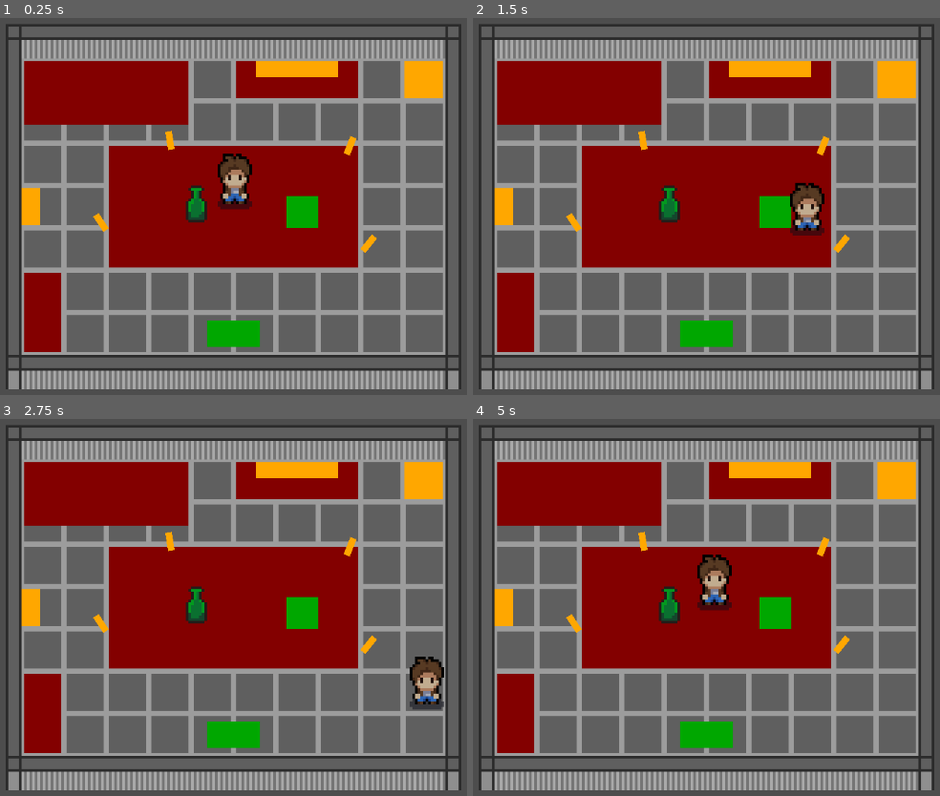
Above: before the commit, frames 1-4 (two rows, left to right).
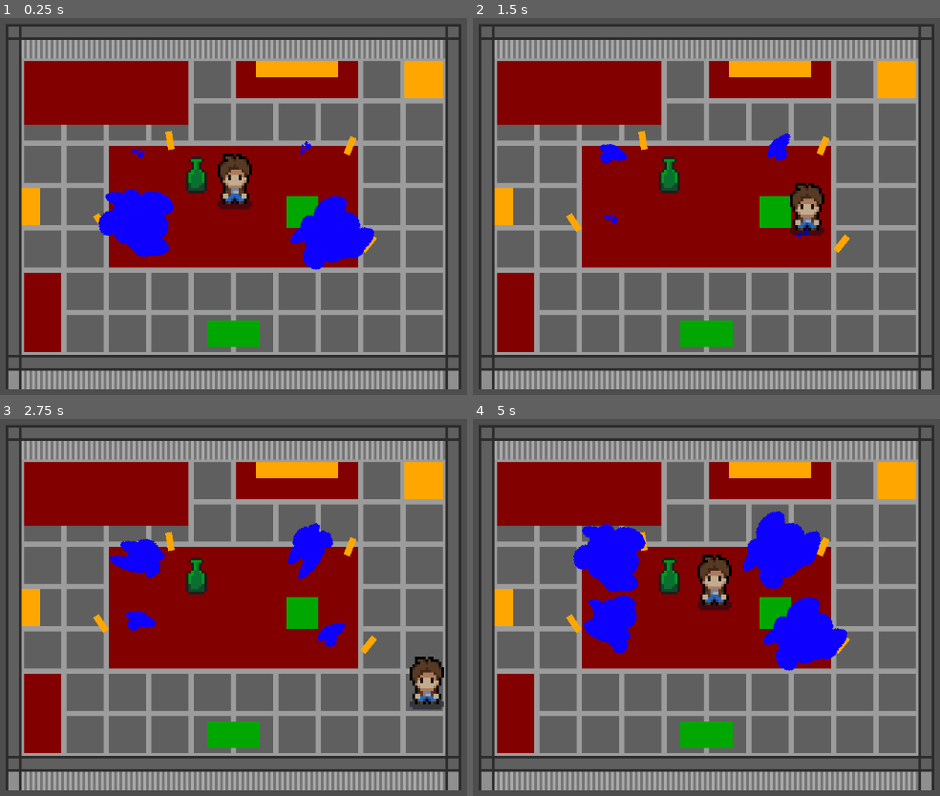
Above: after the commit, the same moments.

Repository: doneganmicah/BrackeysGameJam2024-2
Game: Godot game, scene res://scenes/level_proto.tscn
The game is run twice, just before and just after one commit, with the same random seed, the same clock (stepped at 60 frames per second) and the same inputs. This scene is started directly instead of the project's main scene.
Inputs:
- Up to frame 1 (0.25 s): no input
- Up to frame 2 (1.5 s): hold D (player_right) 0.53-1.28 s; tap E (player_interact) at 0.6, 1.35 s; hold S (player_down) from 1.28 s (still down)
- Up to frame 3 (2.75 s): release S (player_down) at 2.03 s; hold D (player_right) from 2.03 s (still down); tap E (player_interact) at 2.1 s
- Up to frame 4 (5 s): release D (player_right) at 2.78 s; hold W (player_up) 2.78-3.53 s; tap E (player_interact) at 2.85, 3.6, 4.35 s; hold A (player_left) from 3.53 s (still down)

The runs differ from the first frame. In frame 1, 4.9% of the frame differs, in the area x 21-81%, y 32-67%; in frame 2, 1.2%; in frame 3, 2.8%; in frame 4, 8.0%, in the area x 21-81%, y 24-67%.

Commit message:
Commiting to rebase for game controller class

Diff:
--- /dev/null
+++ b/assets/hazard_water_leak.tres
@@ -0,0 +1,46 @@
+[gd_resource type="SpriteFrames" load_steps=7 format=3 uid="uid://dlcln0yjt22yu"]
+
+[ext_resource type="Texture2D" uid="uid://cqorj10u0nllb" path="res://assets/placeholder_water_puddle.png" id="1_2h1to"]
+
+[sub_resource type="AtlasTexture" id="AtlasTexture_lfler"]
+atlas = ExtResource("1_2h1to")
+region = Rect2(0, 0, 64, 64)
+
+[sub_resource type="AtlasTexture" id="AtlasTexture_ed17i"]
+atlas = ExtResource("1_2h1to")
+region = Rect2(256, 0, 64, 64)
+
+[sub_resource type="AtlasTexture" id="AtlasTexture_3s06t"]
+atlas = ExtResource("1_2h1to")
+region = Rect2(192, 0, 64, 64)
+
+[sub_resource type="AtlasTexture" id="AtlasTexture_ago36"]
+atlas = ExtResource("1_2h1to")
+region = Rect2(128, 0, 64, 64)
+
+[sub_resource type="AtlasTexture" id="AtlasTexture_wmotl"]
+atlas = ExtResource("1_2h1to")
+region = Rect2(64, 0, 64, 64)
+
+[resource]
+animations = [{
+"frames": [{
+"duration": 1.0,
+"texture": SubResource("AtlasTexture_lfler")
+}, {
+"duration": 1.0,
+"texture": SubResource("AtlasTexture_ed17i")
+}, {
+"duration": 1.0,
+"texture": SubResource("AtlasTexture_3s06t")
+}, {
+"duration": 1.0,
+"texture": SubResource("AtlasTexture_ago36")
+}, {
+"duration": 1.0,
+"texture": SubResource("AtlasTexture_wmotl")
+}],
+"loop": true,
+"name": &"default",
+"speed": 1.0
+}]
--- a/scenes/hazards/hazard_water_leak.tscn
+++ b/scenes/hazards/hazard_water_leak.tscn
@@ -1,12 +1,146 @@
-[gd_scene load_steps=2 format=3 uid="uid://ckif30bwjtonq"]
+[gd_scene load_steps=13 format=3 uid="uid://ckif30bwjtonq"]
 
-[sub_resource type="RectangleShape2D" id="RectangleShape2D_a2rds"]
-size = Vector2(68, 20)
+[ext_resource type="PhysicsMaterial" uid="uid://db7taetd4wmjn" path="res://materials/physics/phy_mat_bucket.tres" id="1_iahnv"]
+[ext_resource type="Script" path="res://scripts/hazards/hazard_water_leak.gd" id="1_qhabx"]
+[ext_resource type="Texture2D" uid="uid://cigtt0p6jyn1" path="res://assets/placeholder_blocks.png" id="2_i2nm6"]
+[ext_resource type="SpriteFrames" uid="uid://dlcln0yjt22yu" path="res://assets/hazard_water_leak.tres" id="4_0qxjn"]
+
+[sub_resource type="RectangleShape2D" id="RectangleShape2D_ivmgs"]
+size = Vector2(7.98619, 7)
+
+[sub_resource type="AtlasTexture" id="AtlasTexture_nahdy"]
+atlas = ExtResource("2_i2nm6")
+region = Rect2(0, 112, 16, 16)
+
+[sub_resource type="SpriteFrames" id="SpriteFrames_1huxy"]
+animations = [{
+"frames": [{
+"duration": 1.0,
+"texture": SubResource("AtlasTexture_nahdy")
+}],
+"loop": true,
+"name": &"default",
+"speed": 5.0
+}]
+
+[sub_resource type="CircleShape2D" id="CircleShape2D_wrn3y"]
+radius = 0.998273
+
+[sub_resource type="CircleShape2D" id="CircleShape2D_0r74p"]
+radius = 5.0
+
+[sub_resource type="CircleShape2D" id="CircleShape2D_urp3s"]
+radius = 5.0
+
+[sub_resource type="CircleShape2D" id="CircleShape2D_ogeow"]
+radius = 5.0
+
+[sub_resource type="CircleShape2D" id="CircleShape2D_lhhr4"]
+radius = 5.0
 
 [node name="HazardWaterLeak" type="Node2D"]
+script = ExtResource("1_qhabx")
 
-[node name="Carpet Area" type="Area2D" parent="."]
+[node name="Bucket" type="RigidBody2D" parent="." groups=["Bucket"]]
+z_index = 10
+y_sort_enabled = true
+position = Vector2(-14, -5)
+scale = Vector2(1.00173, 1)
+collision_layer = 2
+collision_mask = 6
+physics_material_override = ExtResource("1_iahnv")
+gravity_scale = 0.0
+lock_rotation = true
+linear_damp = 5.766
 
-[node name="CollisionShape2D" type="CollisionShape2D" parent="Carpet Area"]
-position = Vector2(34, 9)
-shape = SubResource("RectangleShape2D_a2rds")
+[node name="CollisionShape2D" type="CollisionShape2D" parent="Bucket"]
+z_index = 5
+z_as_relative = false
+position = Vector2(0, 0.5)
+shape = SubResource("RectangleShape2D_ivmgs")
+one_way_collision_margin = 0.0
+
+[node name="AnimatedSprite2D" type="AnimatedSprite2D" parent="Bucket"]
+y_sort_enabled = true
+position = Vector2(0.0138158, -3)
+sprite_frames = SubResource("SpriteFrames_1huxy")
+autoplay = "default"
+
+[node name="Area2D" type="Area2D" parent="Bucket"]
+
+[node name="CollisionShape2D" type="CollisionShape2D" parent="Bucket/Area2D"]
+position = Vector2(0, 1)
+shape = SubResource("CircleShape2D_wrn3y")
+
+[node name="StaticBody2D" type="StaticBody2D" parent="."]
+position = Vector2(0, -3)
+collision_layer = 4
+collision_mask = 2
+
+[node name="CollisionPolygon2D" type="CollisionPolygon2D" parent="StaticBody2D"]
+position = Vector2(0, 8)
+scale = Vector2(4.74314, 2.32)
+polygon = PackedVector2Array(-11.8065, -14.2241, -11.8065, 13.7931, 11.8065, 13.7931, 9.90905, 9.91379, -9.90905, 9.91379, -9.90905, -9.91379, 9.90905, -9.91379, 9.90905, 9.91379, 11.8065, 13.7931, 11.8065, -14.2241)
+
+[node name="Puddles" type="Node" parent="."]
+
+[node name="Puddle1" type="Area2D" parent="Puddles"]
+z_index = 5
+position = Vector2(-37, -12)
+rotation = 0.319687
+
+[node name="CollisionShape2D" type="CollisionShape2D" parent="Puddles/Puddle1"]
+z_index = 5
+shape = SubResource("CircleShape2D_0r74p")
+
+[node name="AnimatedSprite2D" type="AnimatedSprite2D" parent="Puddles/Puddle1"]
+scale = Vector2(0.442, 0.472)
+sprite_frames = ExtResource("4_0qxjn")
+autoplay = "default"
+frame_progress = 0.76772
+
+[node name="Puddle2" type="Area2D" parent="Puddles"]
+z_index = 5
+position = Vector2(36, 19)
+rotation = -0.583854
+
+[node name="CollisionShape2D" type="CollisionShape2D" parent="Puddles/Puddle2"]
+z_index = 5
+shape = SubResource("CircleShape2D_urp3s")
+
+[node name="AnimatedSprite2D" type="AnimatedSprite2D" parent="Puddles/Puddle2"]
+scale = Vector2(0.472, 0.472)
+sprite_frames = ExtResource("4_0qxjn")
+autoplay = "default"
+frame_progress = 0.209651
+
+[node name="Puddle3" type="Area2D" parent="Puddles"]
+z_index = 5
+position = Vector2(-37, 13)
+rotation = 0.259347
+
+[node name="CollisionShape2D" type="CollisionShape2D" parent="Puddles/Puddle3"]
+z_index = 5
+shape = SubResource("CircleShape2D_ogeow")
+
+[node name="AnimatedSprite2D" type="AnimatedSprite2D" parent="Puddles/Puddle3"]
+scale = Vector2(0.472, 0.472)
+sprite_frames = ExtResource("4_0qxjn")
+autoplay = "default"
+frame = 4
+frame_progress = 1.0
+
+[node name="Puddle4" type="Area2D" parent="Puddles"]
+z_index = 5
+position = Vector2(27, -13)
+rotation = -0.924263
+
+[node name="CollisionShape2D" type="CollisionShape2D" parent="Puddles/Puddle4"]
+z_index = 5
+shape = SubResource("CircleShape2D_lhhr4")
+
+[node name="AnimatedSprite2D" type="AnimatedSprite2D" parent="Puddles/Puddle4"]
+scale = Vector2(0.472, 0.472)
+sprite_frames = ExtResource("4_0qxjn")
+autoplay = "default"
+frame_progress = 0.926866
--- a/scenes/level_proto.tscn
+++ b/scenes/level_proto.tscn
@@ -1,10 +1,9 @@
-[gd_scene load_steps=16 format=4 uid="uid://owhd7frdhx34"]
+[gd_scene load_steps=8 format=4 uid="uid://owhd7frdhx34"]
 
 [ext_resource type="PackedScene" uid="uid://cj77wxhaj87aq" path="res://scenes/player.tscn" id="1_03mbu"]
 [ext_resource type="Script" path="res://scripts/game_controller.gd" id="1_jutxf"]
 [ext_resource type="Texture2D" uid="uid://ce2dm51tinu22" path="res://assets/placeholder_assets/LevelBlocking.png" id="2_kjxbd"]
-[ext_resource type="PhysicsMaterial" uid="uid://db7taetd4wmjn" path="res://materials/physics/phy_mat_bucket.tres" id="3_gx86n"]
-[ext_resource type="Texture2D" uid="uid://cigtt0p6jyn1" path="res://assets/placeholder_assets/placeholder_blocks.png" id="3_haerj"]
+[ext_resource type="PackedScene" uid="uid://ckif30bwjtonq" path="res://scenes/hazards/hazard_water_leak.tscn" id="3_rvoox"]
 
 [sub_resource type="TileSetAtlasSource" id="TileSetAtlasSource_kpago"]
 texture = ExtResource("2_kjxbd")
@@ -42,42 +41,10 @@
 script/source = "extends Timer
 "
 
-[sub_resource type="RectangleShape2D" id="RectangleShape2D_u2cw6"]
-size = Vector2(7.98615, 8)
-
-[sub_resource type="AtlasTexture" id="AtlasTexture_nahdy"]
-atlas = ExtResource("3_haerj")
-region = Rect2(0, 112, 16, 16)
-
-[sub_resource type="SpriteFrames" id="SpriteFrames_xg633"]
-animations = [{
-"frames": [{
-"duration": 1.0,
-"texture": SubResource("AtlasTexture_nahdy")
-}],
-"loop": true,
-"name": &"default",
-"speed": 5.0
-}]
-
-[sub_resource type="RectangleShape2D" id="RectangleShape2D_0w5v5"]
-size = Vector2(16, 79.75)
-
-[sub_resource type="RectangleShape2D" id="RectangleShape2D_nkqmx"]
-size = Vector2(16, 80)
-
-[sub_resource type="RectangleShape2D" id="RectangleShape2D_vrast"]
-size = Vector2(127, 16)
-
-[sub_resource type="RectangleShape2D" id="RectangleShape2D_0aj16"]
-size = Vector2(128, 16)
-
 [node name="LevelProto" type="Node2D"]
 
 [node name="Player" parent="." instance=ExtResource("1_03mbu")]
 y_sort_enabled = true
-disable_mode = 0
-collision_layer = 3
 
 [node name="Camera2D" type="Camera2D" parent="."]
 zoom = Vector2(4, 4)
@@ -199,65 +166,8 @@
 [node name="Timer" type="Timer" parent="GameHandler"]
 script = SubResource("GDScript_tcg43")
 
-[node name="WaterBucketTest" type="Node" parent="."]
-
-[node name="RigidBody2D" type="RigidBody2D" parent="WaterBucketTest" groups=["Bucket"]]
-z_index = 10
-y_sort_enabled = true
-position = Vector2(-14, 6)
-scale = Vector2(1.00173, 1)
-collision_layer = 2
-collision_mask = 2
-physics_material_override = ExtResource("3_gx86n")
-gravity_scale = 0.0
-lock_rotation = true
-linear_damp = 5.0
-
-[node name="CollisionShape2D" type="CollisionShape2D" parent="WaterBucketTest/RigidBody2D"]
-y_sort_enabled = true
-position = Vector2(1.90735e-06, 4)
-shape = SubResource("RectangleShape2D_u2cw6")
-one_way_collision_margin = 0.0
-
-[node name="AnimatedSprite2D" type="AnimatedSprite2D" parent="WaterBucketTest/RigidBody2D"]
-y_sort_enabled = true
-sprite_frames = SubResource("SpriteFrames_xg633")
-autoplay = "default"
-
-[node name="StaticBody2D" type="StaticBody2D" parent="WaterBucketTest"]
-position = Vector2(163, 20)
-collision_layer = 2
-collision_mask = 2
-
-[node name="CollisionPolygon2D" type="CollisionPolygon2D" parent="WaterBucketTest/StaticBody2D"]
-position = Vector2(0, 8)
-scale = Vector2(4.74314, 2.32)
-polygon = PackedVector2Array(-11.8065, -14.2241, -11.8065, 13.7931, 11.8065, 13.7931, 11.8065, 5.17241, 9.90905, 5.17241, 9.90905, 9.91379, -9.90905, 9.91379, -9.90905, -9.91379, 9.90905, -9.91379, 9.90905, 5.17241, 11.8065, 5.17241, 11.8065, -14.2241)
-
-[node name="StaticBody2D2" type="StaticBody2D" parent="WaterBucketTest"]
+[node name="HazardWaterLeak" parent="." instance=ExtResource("3_rvoox")]
 z_index = 5
-position = Vector2(0, 5)
-collision_layer = 2
-collision_mask = 2
-
-[node name="CollisionShape2D" type="CollisionShape2D" parent="WaterBucketTest/StaticBody2D2"]
-z_index = 10
-position = Vector2(-56, 2.875)
-shape = SubResource("RectangleShape2D_0w5v5")
-
-[node name="CollisionShape2D2" type="CollisionShape2D" parent="WaterBucketTest/StaticBody2D2"]
-z_index = 23
-position = Vector2(56, 3)
-shape = SubResource("RectangleShape2D_nkqmx")
-
-[node name="CollisionShape2D3" type="CollisionShape2D" parent="WaterBucketTest/StaticBody2D2"]
-z_index = 5
-position = Vector2(-0.5, -29)
-shape = SubResource("RectangleShape2D_vrast")
-
-[node name="CollisionShape2D4" type="CollisionShape2D" parent="WaterBucketTest/StaticBody2D2"]
-z_index = 5
-position = Vector2(0, 35)
-shape = SubResource("RectangleShape2D_0aj16")
+position = Vector2(0, 3)
 
 [connection signal="timeout" from="GameHandler/Timer" to="GameHandler" method="_on_timer_timeout"]
--- a/scenes/player.tscn
+++ b/scenes/player.tscn
@@ -54,11 +54,15 @@
 }]
 
 [sub_resource type="RectangleShape2D" id="RectangleShape2D_llsie"]
-size = Vector2(9, 5)
+size = Vector2(9, 6)
 
 [node name="Player" type="CharacterBody2D"]
 z_index = 10
-disable_mode = 1
+collision_layer = 5
+collision_mask = 3
+motion_mode = 1
+platform_on_leave = 2
+platform_floor_layers = 4278190080
 script = ExtResource("1_jrioe")
 
 [node name="AnimatedSprite2D" type="AnimatedSprite2D" parent="."]
@@ -69,5 +73,5 @@
 frame_progress = 0.351745
 
 [node name="CollisionShape2D" type="CollisionShape2D" parent="."]
-position = Vector2(0.5, 4.5)
+position = Vector2(0.5, 5)
 shape = SubResource("RectangleShape2D_llsie")
--- /dev/null
+++ b/scripts/hazards/hazard_water_leak.gd
@@ -0,0 +1,64 @@
+extends Node2D
+class_name HazWaterLeak
+################################################################################
+##                                  Constants                                 ##
+################################################################################
+
+################################################################################
+##                                 Enumerators                                ##
+################################################################################
+enum {PUDDLE_TR, PUDDLE_BR, PUDDLE_TL, PUDDLE_BL}
+
+################################################################################
+##                                  Variables                                 ##
+################################################################################
+@export_category("Hazard Settings")
+
+@export_category("Hazard Nodes")
+@export var _puddle_tr : Area2D # The puddle in the top    right of the rug
+@export var _puddle_br : Area2D # The puggle in the bottom right of the rug
+@export var _puddle_tl : Area2D # The puddle in the top    left  of the rug
+@export var _puddle_bl : Area2D # The puddle in the bottom left  of the rug
+@export var game_controller : int# instance of the game controller
+
+# Called when the node enters the scene tree for the first time.
+func _ready() -> void:
+	pass # Replace with function body.
+
+
+# Called every frame. 'delta' is the elapsed time since the previous frame.
+func _process(delta: float) -> void:
+	pass
+
+func puddle_overflowed(puddle_id):
+	pass
+
+# An instance of a puddle
+class puddle:
+	@export_category("Hazard Settings")
+	@export_group("Puddles")
+	@export var time_till_puddle_kills    = 15 # The time in seconds for a puddle to KILL (from start)
+	@export var time_till_puddle_recesses = 30 # The time in seconds for a puddle to shrink (from full)
+	@export var puddle_size = 0
+	@export var puddle_max_size = 5
+	@export var puddle_progression = 0
+	@export var puddle_target = 500
+
+	var puddle_id = 0
+	var puddle_grow_speed   = puddle_target / time_till_puddle_kills
+	var puddle_shrink_speed = puddle_target / time_till_puddle_recesses
+	var bucketed = false
+	var hazard : HazWaterLeak
+
+	func _init(puddle_id, hazard : HazWaterLeak) -> void:
+		self.puddle_id = puddle_id
+		self.hazard = hazard
+
+	func tick():
+		if(bucketed): # Start recessing
+			puddle_progression = clamp(puddle_progression - puddle_shrink_speed, 0, puddle_target)
+		else:         # Start growing
+			puddle_progression = clamp(puddle_progression + puddle_grow_speed, 0, puddle_target)
+			# Has the puddle maxxed and overflowed
+			if(puddle_progression >= puddle_target):
+				hazard.puddle_overflowed(puddle_id)
--- a/scripts/player.gd
+++ b/scripts/player.gd
@@ -2,8 +2,7 @@
 class_name Player
 
 @export var speed = 50.0
-@export var push_force = 100
-@export var max_push_velocity = 150
+@export var push_force = 5
 
 var _interactable : Interactable # The instance of the interactable within interaction range
 
@@ -16,13 +15,16 @@
 	else:
 		velocity = Vector2.ZERO
 
+	# This code handles the pushing of the bucket
 	for i in get_slide_collision_count():
 		var collision = get_slide_collision(i)
 		var collision_bucket = collision.get_collider()
+
 		if collision_bucket.is_in_group("Bucket"):
-			collision_bucket.apply_central_impulse(collision.get_normal() * -push_force)
+			collision_bucket.apply_central_impulse(-collision.get_normal() * push_force)
 
 	move_and_slide()
+
 
 func _process(delta: float) -> void:
 	if (Input.is_action_just_pressed("player_interact")):
Binary file added: assets/placeholder_water_puddle.png
Not shown, added: assets/placeholder_water_puddle.png.import
